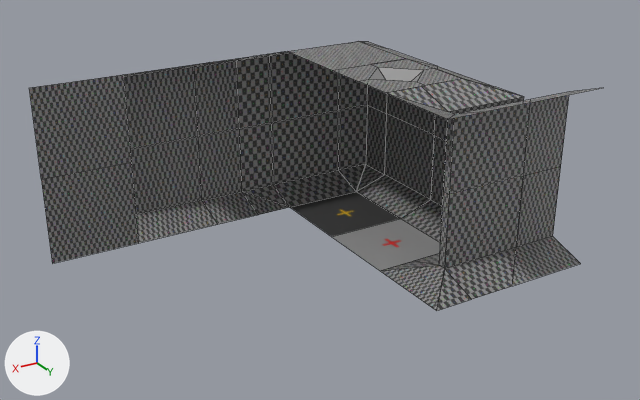
A saved change to the Blender file assets/blender/tiles.blend.
Rendered twice from a 50 mm camera at (5.46, 8.51, 4.51) aimed at (1.2, 1.4, 0.95). The axes (+X, +Y, +Z) are drawn at lower left. The lights are the same throughout. Mesh edges are drawn as thin lines.

Script lines for the objects in view, before the commit:
```python
me_floor = bpy.data.meshes.new('floor')
me_floor.from_pydata(...)  # 4 vertices, 1 face; spans x -0.5..0.5, y -0.5..0.5, z 0.0
me_floor.materials.append(mat_material)  # picture img_uvtest
me_wall = bpy.data.meshes.new('wall')
me_wall.from_pydata(...)  # 10 vertices, 4 faces; spans x -0.5..0.5, y 0.05..0.5, z 0.0..2.0
me_wall.materials.append(mat_material)  # picture img_uvtest
me_wall_007 = bpy.data.meshes.new('wall.007')
me_wall_007.from_pydata(...)  # 13 vertices, 8 faces; spans x -0.5..0.95, y 0.05..0.5, z 0.0..2.0
me_wall_007.materials.append(mat_material)  # picture img_uvtest
ob_floor_even = bpy.data.objects.new('floor_even', me_floor)
ob_floor_even.location = (0.0, 0.0, 0.0)
ob_l_none_r_none = bpy.data.objects.new('l_none_r_none', me_wall)
ob_l_none_r_none.location = (2.0, -1.0, 0.0)
ob_l_none_r_none.rotation_euler = (0.0, 0.0, 6.283)  # degrees (0, 0, 360)
ob_l_none_r_out = bpy.data.objects.new('l_none_r_out', me_wall_007)
ob_l_none_r_out.location = (-1.0, 0.0, 0.0)
ob_l_none_r_out.rotation_euler = (0.0, 0.0, -1.571)  # degrees (0, 0, -90)
# also in view: 'wall' at (3.0, -0.5, 1.0); 'l_out_r_out' at (0.0, -0.73, 1.0); 'ceiling_uneven' at (0.0, 1.0, 1.95); 'l_in_r_in' at (0.28, 2.0, 1.0); 'l_out_r_in' at (-0.23, 2.28, 1.0)
```
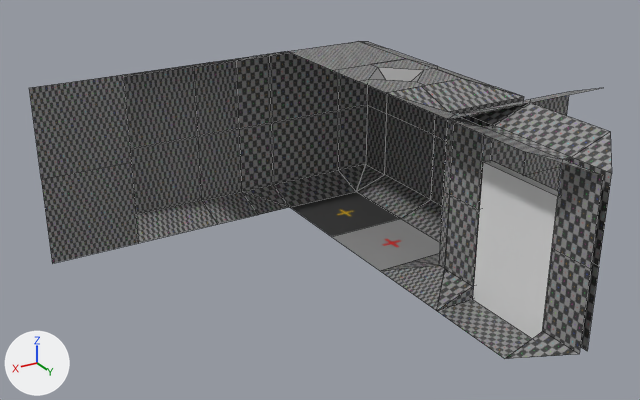
Changed parts and their boxes [x1, y1, x2, y2] in the pictures (640 x 400 px):
```json
{"object": "doorway", "change": "added", "after": [437, 103, 612, 359]}
{"object": "door", "change": "added", "after": [473, 160, 559, 339]}
{"object": "l_out_r_in", "change": "unchanged, covered by the edit", "before": [437, 99, 531, 311], "after": [449, 99, 531, 175]}
{"object": "l_none_r_in", "change": "unchanged, covered by the edit", "before": [512, 88, 601, 286], "after": [523, 88, 601, 191]}
```

Scene script edits in JSON lines:
```json
{"op": "add", "block": "me_cube", "code": ["me_cube = bpy.data.meshes.new('Cube')", "me_cube.from_pydata(...)  # a box spanning x -0.05..0.05, y -0.49..0.49, z 0.0..1.5"]}
{"op": "add", "block": "me_wall_009", "code": ["me_wall_009 = bpy.data.meshes.new('wall.009')", "me_wall_009.from_pydata(...)  # 32 vertices, 26 faces; spans x -0.95..0.95, y -0.5..0.5, z 0.0..2.0", "me_wall_009.materials.append(mat_material)  # picture img_uvtest"]}
{"op": "add", "block": "ob_door", "code": ["ob_door = bpy.data.objects.new('door', me_cube)", "ob_door.parent = ob_doorway", "ob_door.matrix_parent_inverse = Matrix(((0.0, 1.0, 0.0, -3.0), (-1.0, 0.0, 0.0, 0.0), (0.0, 0.0, 1.0, 0.0), (0.0, 0.0, 0.0, 1.0)))", "ob_door.location = (0.0, 3.0, 0.0)", "ob_door.rotation_euler = (0.0, 0.0, -3.142)  # degrees (0, 0, -180)"]}
{"op": "add", "block": "ob_doorway", "code": ["ob_doorway = bpy.data.objects.new('doorway', me_wall_009)", "ob_doorway.location = (0.0, 3.0, 0.0)", "ob_doorway.rotation_euler = (0.0, 0.0, 1.571)  # degrees (0, 0, 90)"]}
```
